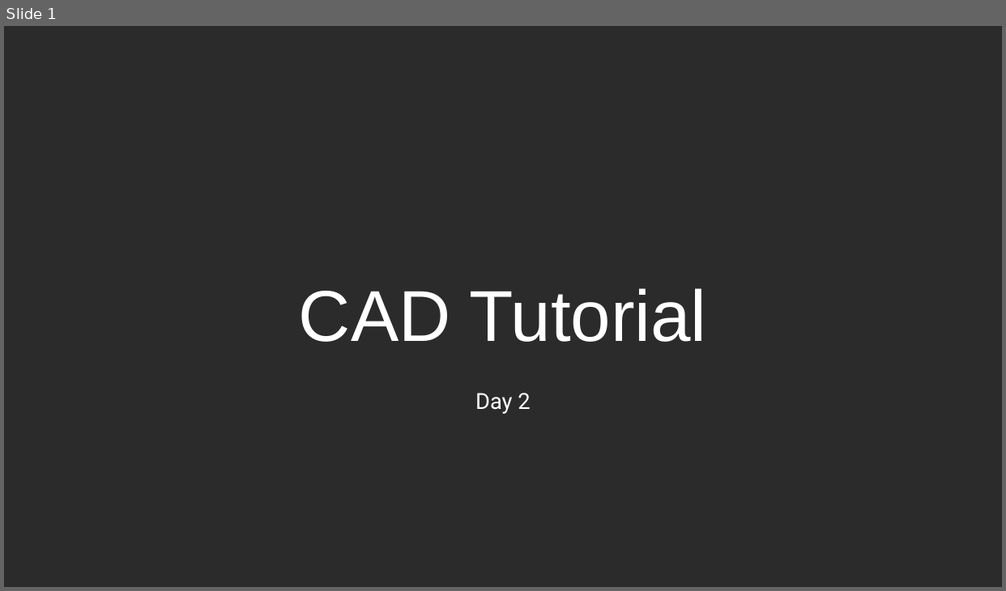
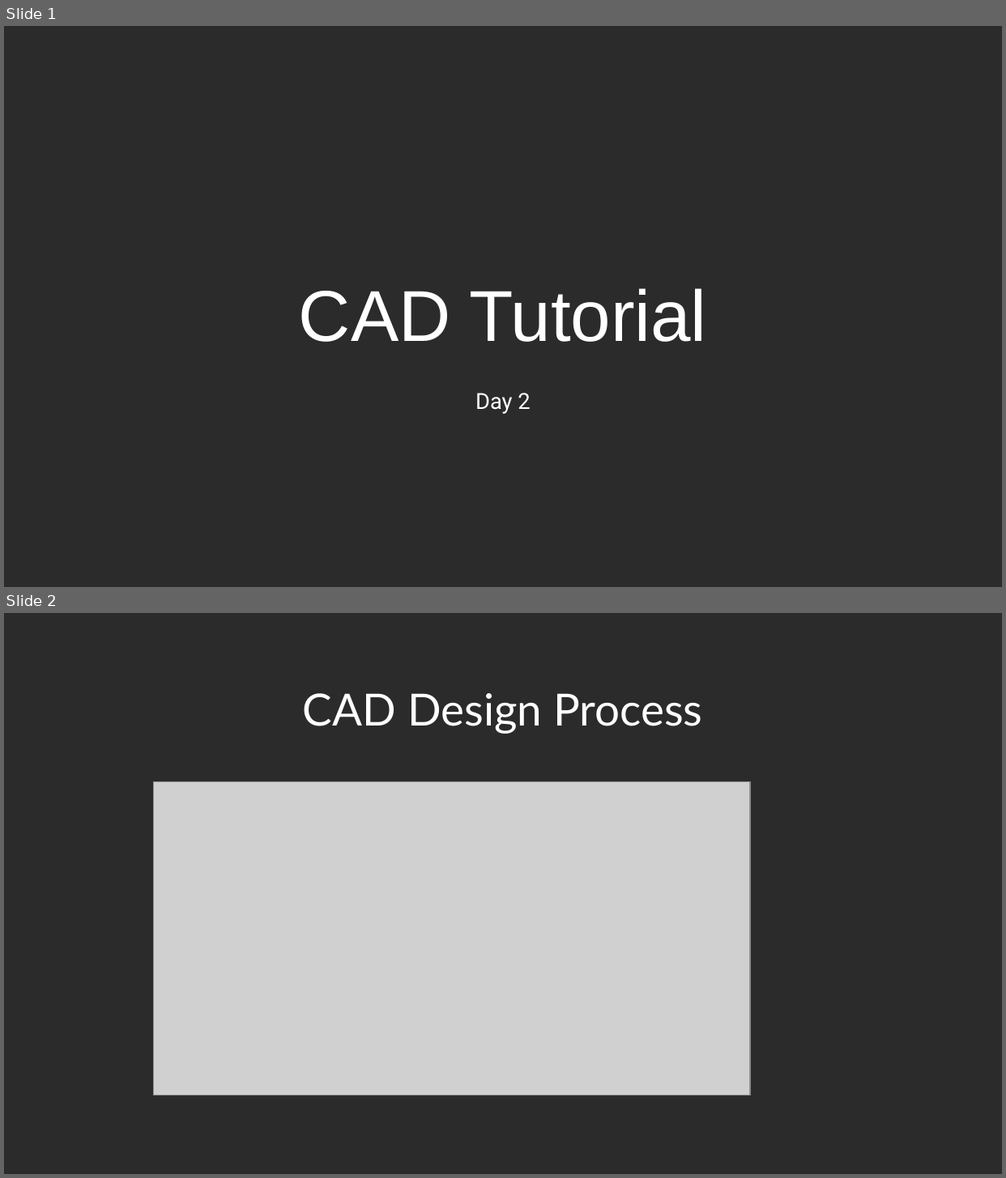
Before and after one commit to usedgenes/Rocketry-Advanced-Curriculum, a slide deck: Daily Lesson Plans/Day 2/Day 2.pptx. Shown one above the other, each under a label of ours: slide 1 before the commit, slides 1 and 2 after it. The pictures are 1006x591 and 1006x1178 pixels, drawn with LibreOffice and Linux fonts; fonts in the diff are those of the drawing; grey boxes stand for pictures; background and template pictures are left out; a plain dark background stands for a picture behind light text. Boxes give left, top, right and bottom in pixels: in the first picture for what was removed or moved away, otherwise in the second. Text is boxed around its words. In the diff, an @@ line names an element or a change of style, - is before the commit and + after.

```diff
--- a/Daily Lesson Plans/Day 2/Day 2.pptx
+++ b/Daily Lesson Plans/Day 2/Day 2.pptx
@@ slide 2 added at bbox=[4, 613, 1002, 1174], background picture (left out) @@
@@ title added at bbox=[303, 693, 702, 734], 32 pt, text #FFFFFF @@
+CAD Design Process
@@ picture added at bbox=[154, 781, 751, 1095] @@
```
Also in this commit, not shown: 1 slide changed, 7 slides removed, 17 other files.
